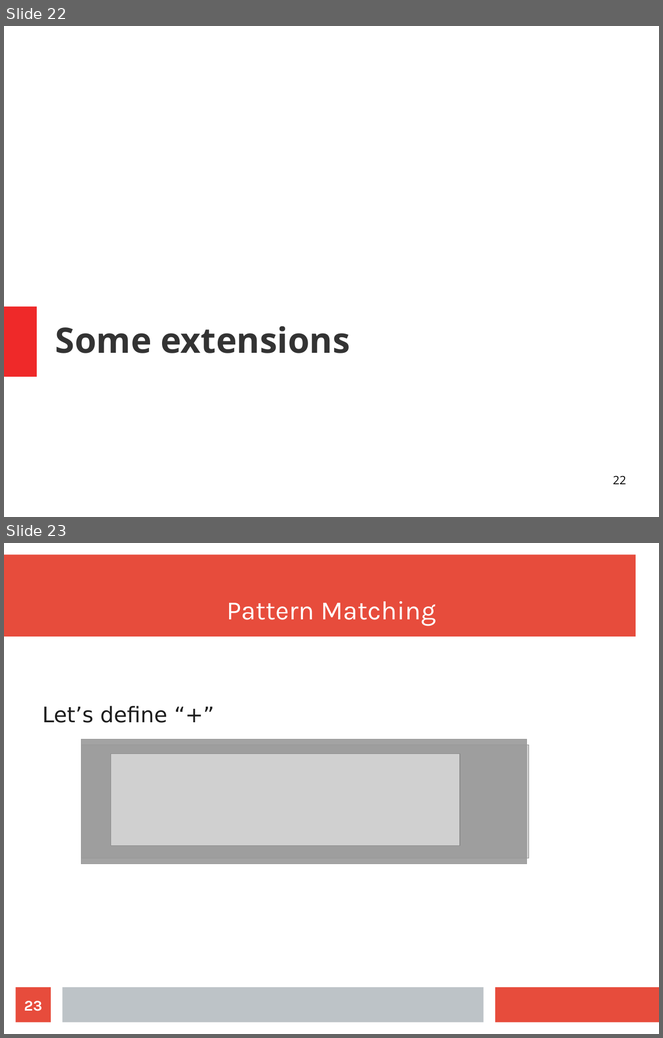
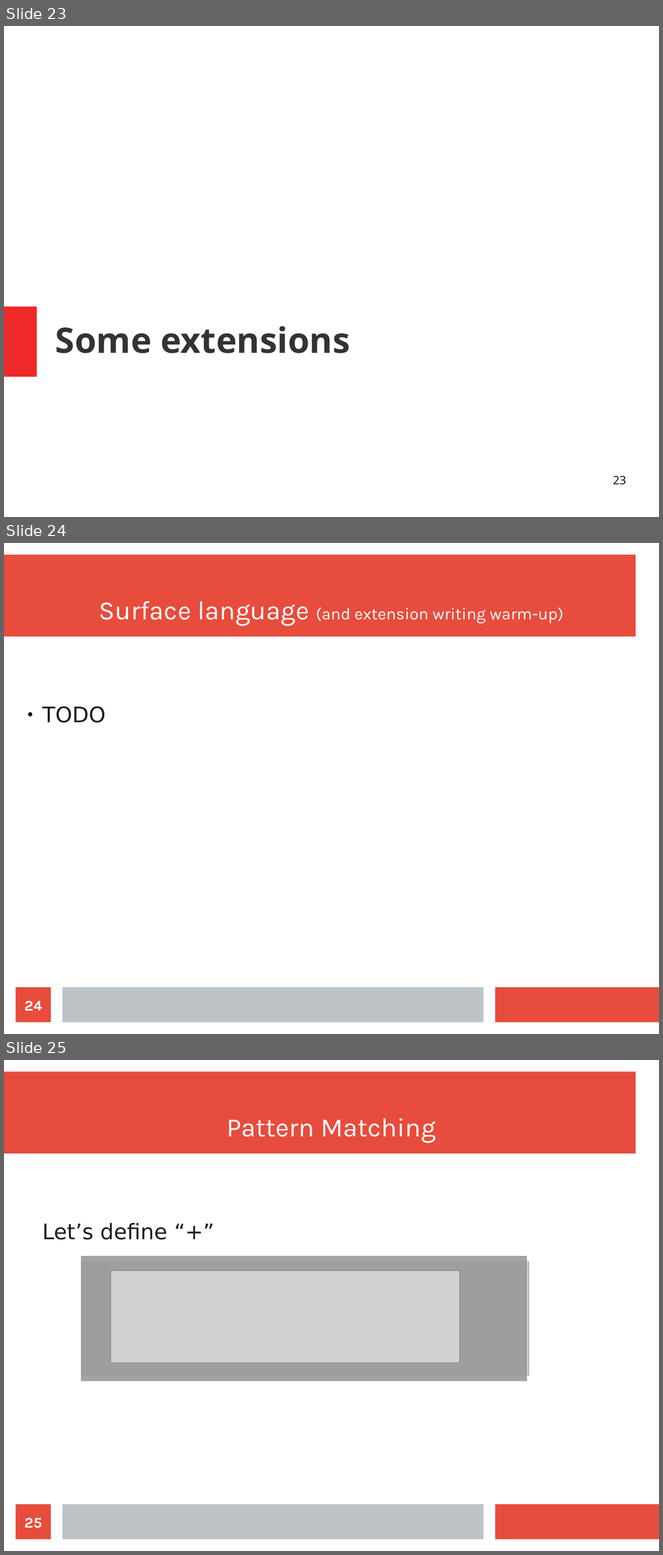
Before and after one commit to wilbowma/cur, a slide deck: hope-2016/slides.odp. Shown one above the other, each under a label of ours: slides 22 and 23 before the commit, slides 23, 24 and 25 after it. The pictures are 663x1038 and 663x1555 pixels, drawn with LibreOffice and Linux fonts; fonts in the diff are those of the drawing; grey boxes stand for pictures. Boxes give left, top, right and bottom in pixels: in the first picture for what was removed or moved away, otherwise in the second. Text is boxed around its words. In the diff, an @@ line names an element or a change of style, - is before the commit and + after.

```diff
--- a/hope-2016/slides.odp
+++ b/hope-2016/slides.odp
@@ slide 24 added at box(4, 543, 659, 1034), background #FFFFFF; not listed: 3 template elements that a slide beside it also shows @@
@@ title added at box(99, 601, 564, 626), 20 pt, text #FFFFFF @@
+Surface language (and extension writing warm-up)
@@ text added at box(42, 706, 106, 723), 26 pt, text #1C1C1C @@
+● TODO
@@ page number added at box(16, 988, 51, 1023), fill #E74C3C, 18 pt, text #FFFFFF, bold @@
+24
@@ what was slide 22 is now slide 23 @@
@@ page number at box(613, 476, 626, 485): text changed @@
-22
+23
@@ what was slide 23 is now slide 25 @@
@@ page number at box(24, 1518, 42, 1529): text changed @@
-23
+25
```
Also in this commit, not shown: 7 slides changed, 1 other slide added.
